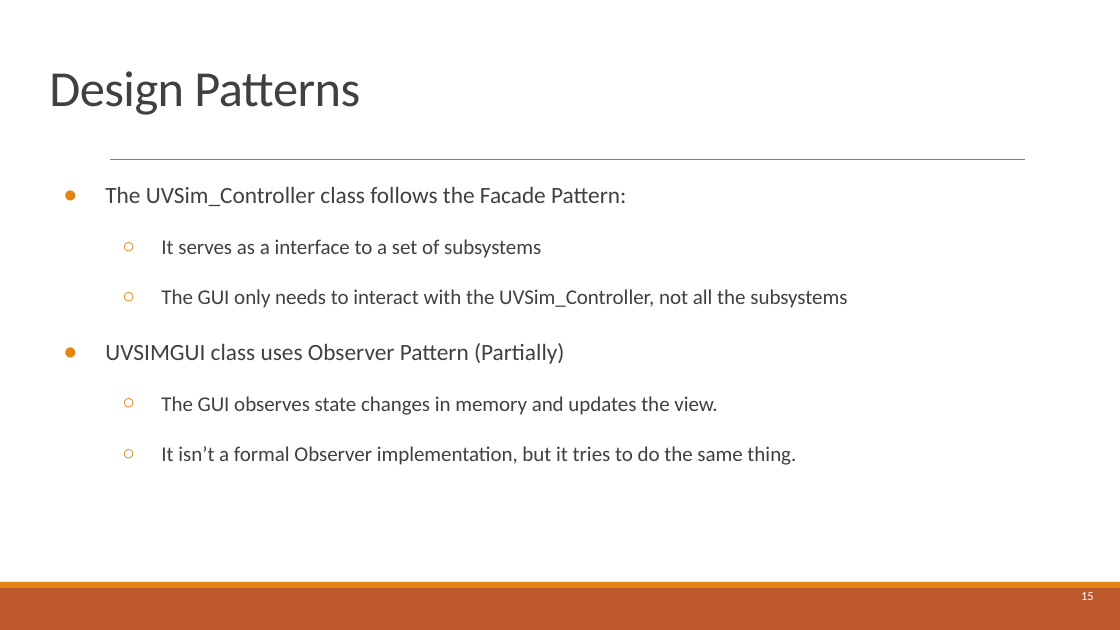
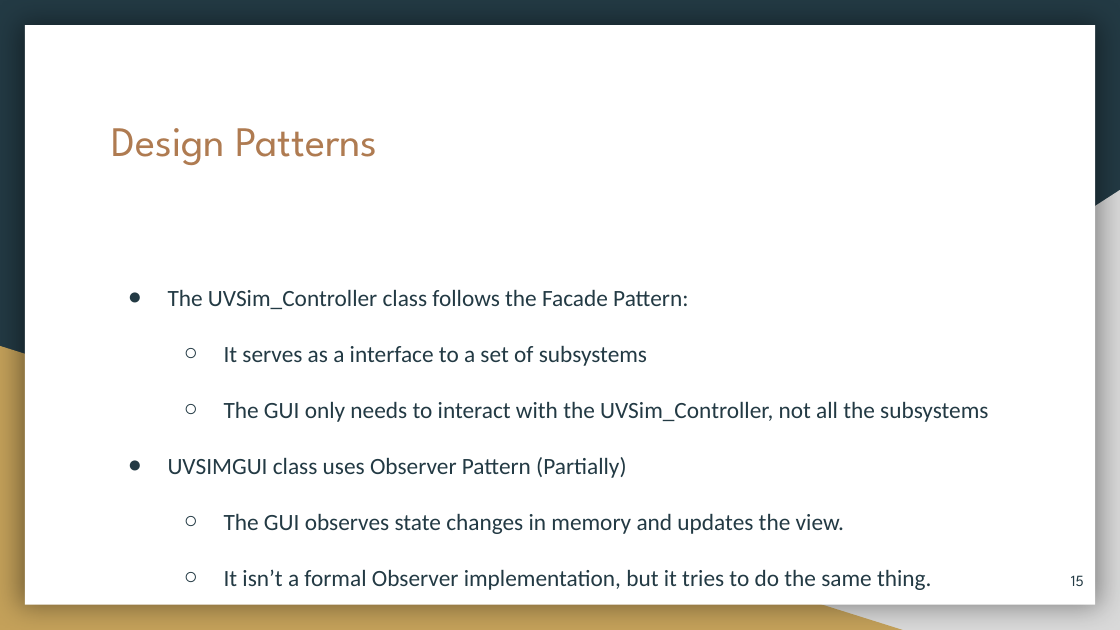
Before and after one commit to ayndvee/CS-2450-Project, a slide deck: slide 15 of UVSim-Project/Documentation/Presentation/UVSim-presentation.pptx. Drawn at 1120x630 pixels with LibreOffice and Linux fonts; fonts in the diff are those of the drawing. Boxes give left, top, right and bottom in pixels: in the first picture for what was removed or moved away, otherwise in the second. Text is boxed around its words. In the diff, an @@ line names an element or a change of style, - is before the commit and + after.

```diff
--- a/UVSim-Project/Documentation/Presentation/UVSim-presentation.pptx
+++ b/UVSim-Project/Documentation/Presentation/UVSim-presentation.pptx
@@ background #FFFFFF to #233A44 @@
@@ rectangle added at bbox=[25, 26, 1095, 605], fill #FFFFFF @@
@@ title "Design Patterns": place and size @@
-title "Design Patterns" at bbox=[49, 71, 360, 115]
+title "Design Patterns" at bbox=[112, 128, 377, 165]
@@ title "Design Patterns" at bbox=[112, 128, 377, 165]: size 32.4 to 27 pt, font Calibri to League Spartan, text colour #404040 to #AF7B51, letter spacing -0.4 to 0 pt; line spacing 0.85 to 1 @@
@@ line removed from (110, 160) to (1025, 160) @@
@@ right triangle added at bbox=[439, 190, 1120, 630], fill #D9D9D9 @@
@@ text "The UVSim_Controller class follows the ...": place and size @@
-text "The UVSim_Controller class follows the ..." at bbox=[105, 187, 847, 465]
+text "The UVSim_Controller class follows the ..." at bbox=[168, 289, 988, 590]
@@ text "The UVSim_Controller class follows the ..." at bbox=[168, 289, 988, 590]: text colour #404040 to #233A44; size 13.5 to 15 pt in "It serves as a interface to a ...", "The GUI only needs to interact with ...", "The GUI observes state changes in memory ...", "It isn’t a formal Observer implementation, but ..."; indent changed; bullet colour #E48312 to #233A44 @@
@@ right triangle added at bbox=[0, 346, 903, 630], fill #C4A15A @@
@@ page number: place and size @@
-page number at bbox=[1081, 592, 1093, 600]
+page number at bbox=[1071, 575, 1084, 586]
@@ page number at bbox=[1071, 575, 1084, 586]: size 7.9 to 10 pt, font Calibri to League Spartan, text colour #FFFFFF to #233A44 @@
@@ rectangle removed at bbox=[0, 588, 1120, 630] @@
@@ rectangle removed at bbox=[0, 582, 1120, 588] @@
```
Also in this commit, not shown: 20 other slides changed, 2 other files.
